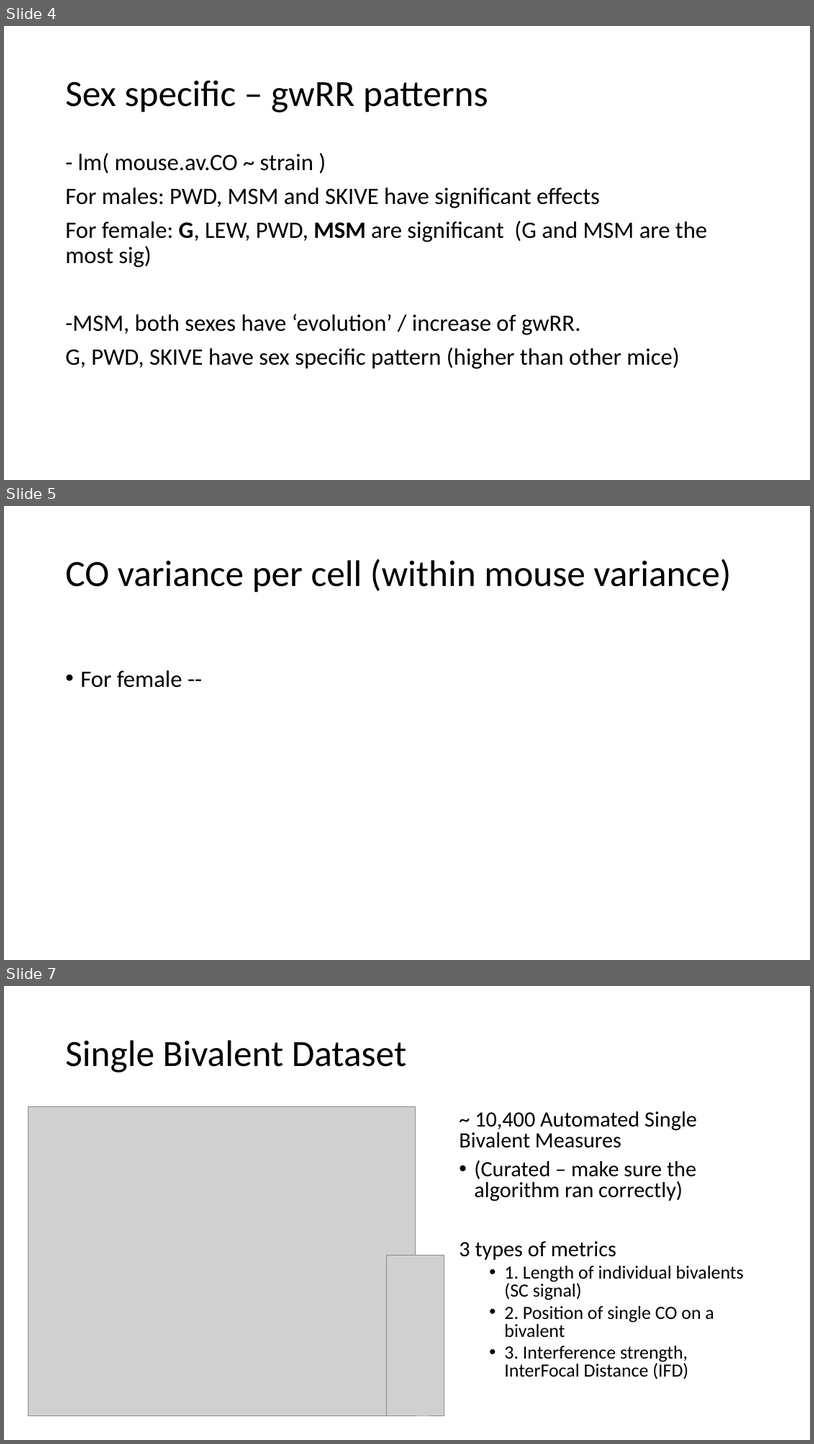
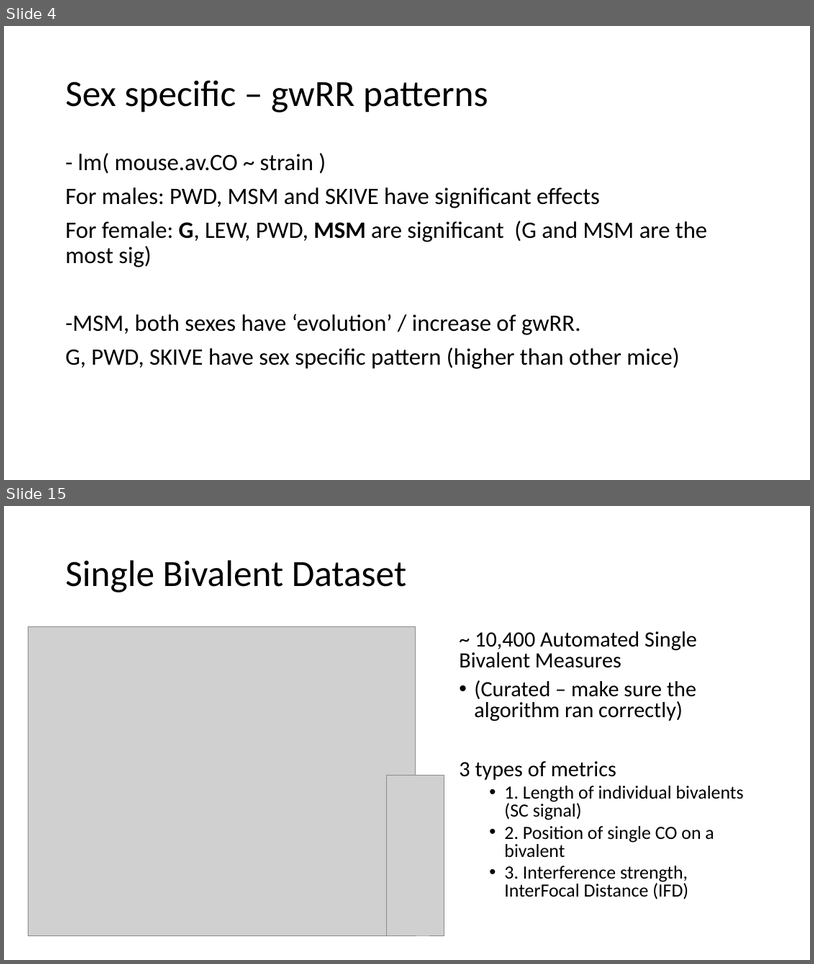
Before and after one commit to petersoapes/MLH1repo, a slide deck: AP_labMeeting_2.12.20.pptx. Shown one above the other, each under a label of ours: slides 4, 5 and 7 before the commit, slides 4 and 15 after it; the slides between them are not shown. The pictures are 814x1444 and 814x964 pixels, drawn with LibreOffice and Linux fonts; fonts in the diff are those of the drawing; grey boxes stand for pictures. Boxes give left, top, right and bottom in pixels: in the first picture for what was removed or moved away, otherwise in the second. Text is boxed around its words. In the diff, an @@ line names an element or a change of style, - is before the commit and + after.

```diff
--- a/AP_labMeeting_2.12.20.pptx
+++ b/AP_labMeeting_2.12.20.pptx
@@ slide 5 removed at [4, 506, 810, 960], background #FFFFFF @@
@@ title removed at [65, 559, 731, 592] @@
-CO variance per cell (within mouse variance)
@@ text removed at [80, 670, 183, 687] @@
-• For female --
@@ what was slide 7 is now slide 15 @@
```
Also in this commit, not shown: 1 slide changed, 9 slides added, 1 other file.
